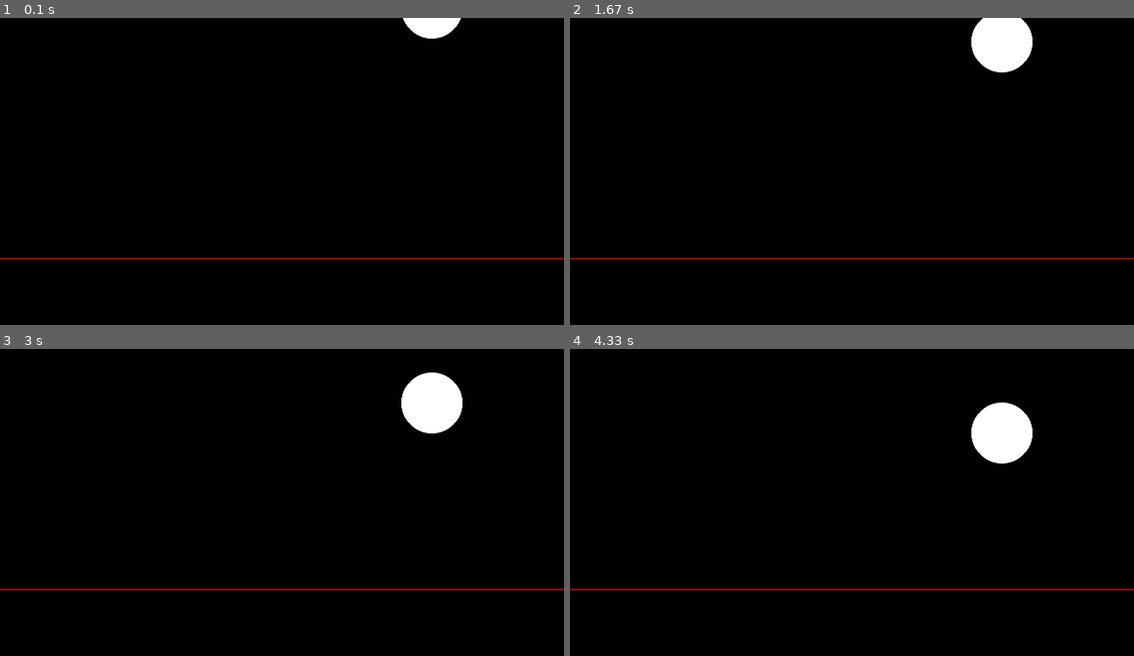
Above: before the commit, frames 1-4 (two rows, left to right).
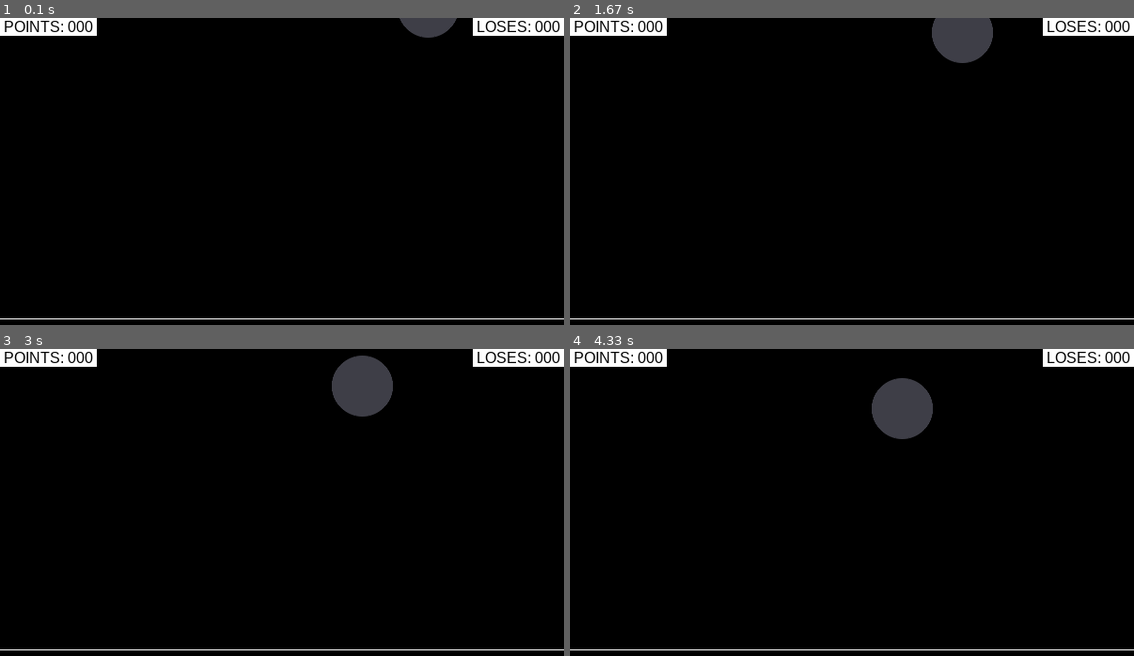
Above: after the commit, the same moments.

Repository: marcos-development-business/pygame-simple-game
Game: pygame game, started from main.py
Same seed, same stepped clock (60 frames per second), same inputs: the game is played once before the commit and once after it.
Inputs:
- Up to frame 1 (0.1 s): no input
- Up to frame 2 (1.67 s): no input
- Up to frame 3 (3 s): no input
- Up to frame 4 (4.33 s): no input

The runs differ from the first frame. In frame 1, 3.0% of the frame differs, in the area x 0-100%, y 0-99%; in frame 2, 5.0%; in frame 3, 5.8%; in frame 4, 5.8%.

Commit message:
add x gravity, points and loses

Diff:
--- a/main.py
+++ b/main.py
@@ -13,28 +13,35 @@
 w_H = dimensions.current_h
 H_09 = w_H * 0.9
 W_SIZE = (min(w_W * 0.9, 600), H_09 - (H_09 % 10))
-BREAKPOINT = int(W_SIZE[1] / 2) - int(W_SIZE[1] * 0.1)
+BREAKPOINT = int(W_SIZE[1] / 2)
 
 BLACK = (0, 0, 0)
 WHITE = (255, 255, 255)
 RED = (255, 0, 0)
 GREEN = (0, 255, 0)
 YELLOW = (255, 0, 255)
+GRAY = (62, 62, 71)
 COLORS = [RED, GREEN, WHITE, YELLOW]
 MAX_DISTANCE_TO_PARTICLES = 300
+SCORE = 0
+LOSES = 0
 
 list_of_elements = []
 list_of_particles = []
 
 screen = pygame.display.set_mode(W_SIZE)
+font = pygame.font.SysFont(pygame.font.get_fonts(), 16)
 pygame.display.set_caption("Game")
 
 
 def create_cube():
     w = max(int(w_W * 0.02), 10)
     s = randint(10, w - (w % 10))
+    g = max(random() / 2, 0.4)
+    sort = randint(0, 1)
     element = {
-        'g': max(random() / 1.5, 0.4),
+        'g': max(random() / 3, 0.3),
+        'g2': g if sort == 1 else -g,
         's': s,
         'id': str(uuid.uuid4()),
         'y': -s,
@@ -54,6 +61,7 @@
 
 
 def game():
+    global LOSES, SCORE
     for event in pygame.event.get():
         if event.type == pygame.QUIT:
             sys.exit()
@@ -62,12 +70,18 @@
             for element in list_of_elements:
                 if (element['x'] - element['s'] * 2 <= mouse[0] <= element['x'] + element['s'] * 2 and
                         element['y'] + element['s'] * 2 >= mouse[1] >= element['y'] - element['s'] * 2 >= BREAKPOINT):
+                    list_of_elements.remove(element)
                     create_particles(mouse[0], mouse[1])
-                    list_of_elements.remove(element)
+                    SCORE += 1
 
     for element in list_of_elements:
         element['y'] = element['y'] + element['g']
-        color = WHITE
+        element['x'] = element['x'] + element['g2']
+
+        if element['x'] + element['s'] * 2 >= W_SIZE[0] or element['x'] - element['s'] * 2 <= 0:
+            element['g2'] = -element['g2']
+
+        color = GRAY
 
         if element['y'] - (element['s'] * 2) > BREAKPOINT:
             color = GREEN
@@ -77,6 +91,7 @@
         b_1 = element['y'] + element['s']
 
         if element['y'] >= W_SIZE[1] + element['s'] * 2:
+            LOSES += 1
             list_of_elements.remove(element)
         elif b_1 - (b_1 % 10) == BREAKPOINT - (BREAKPOINT % 10) and element['c']:
             element['c'] = False
@@ -96,7 +111,13 @@
                 particle[0] <= 0 or particle[1] <= 0):
             list_of_particles.remove(particle)
 
-    gfxdraw.hline(screen, 0, int(W_SIZE[0]), BREAKPOINT, RED)
+    gfxdraw.hline(screen, 0, int(W_SIZE[0]), BREAKPOINT, WHITE)
+
+    score = font.render(f" POINTS: {str(SCORE).rjust(3, '0')} ", True, BLACK, WHITE)
+    screen.blit(score, (0, 0))
+
+    loses = font.render(f" LOSES: {str(LOSES).rjust(3, '0')} ", True, BLACK, WHITE)
+    screen.blit(loses, (W_SIZE[0] - loses.get_size()[0], 0))
 
     pygame.display.update()
     screen.fill(BLACK)
